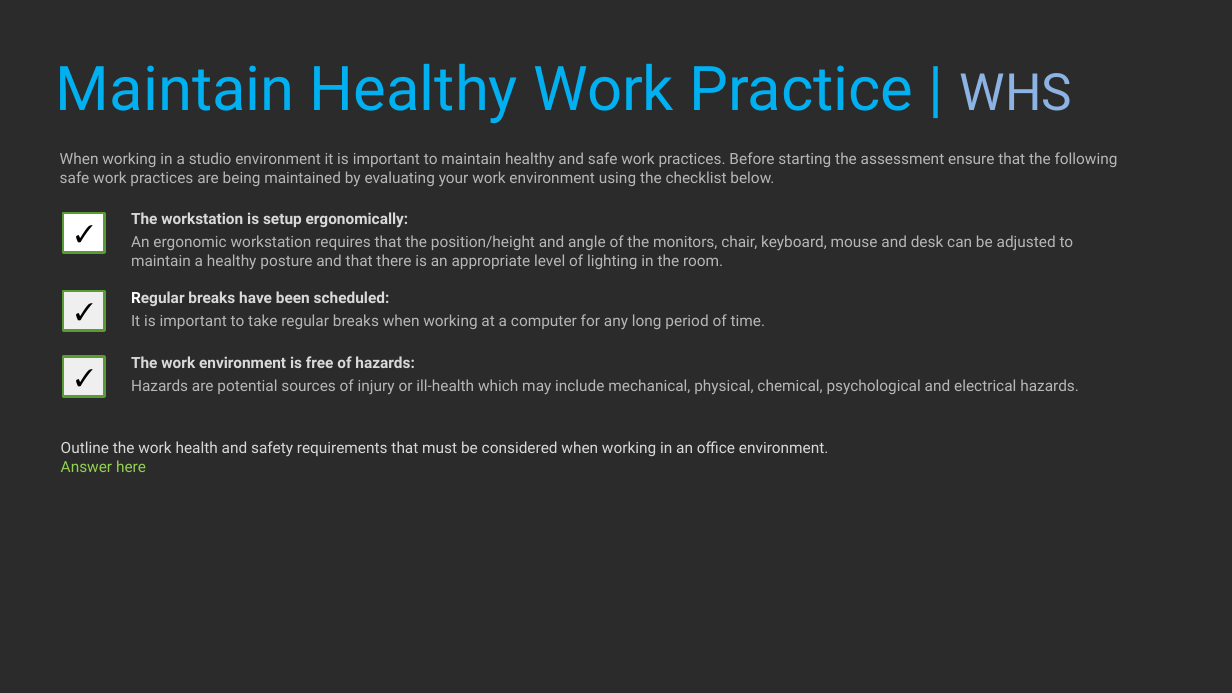
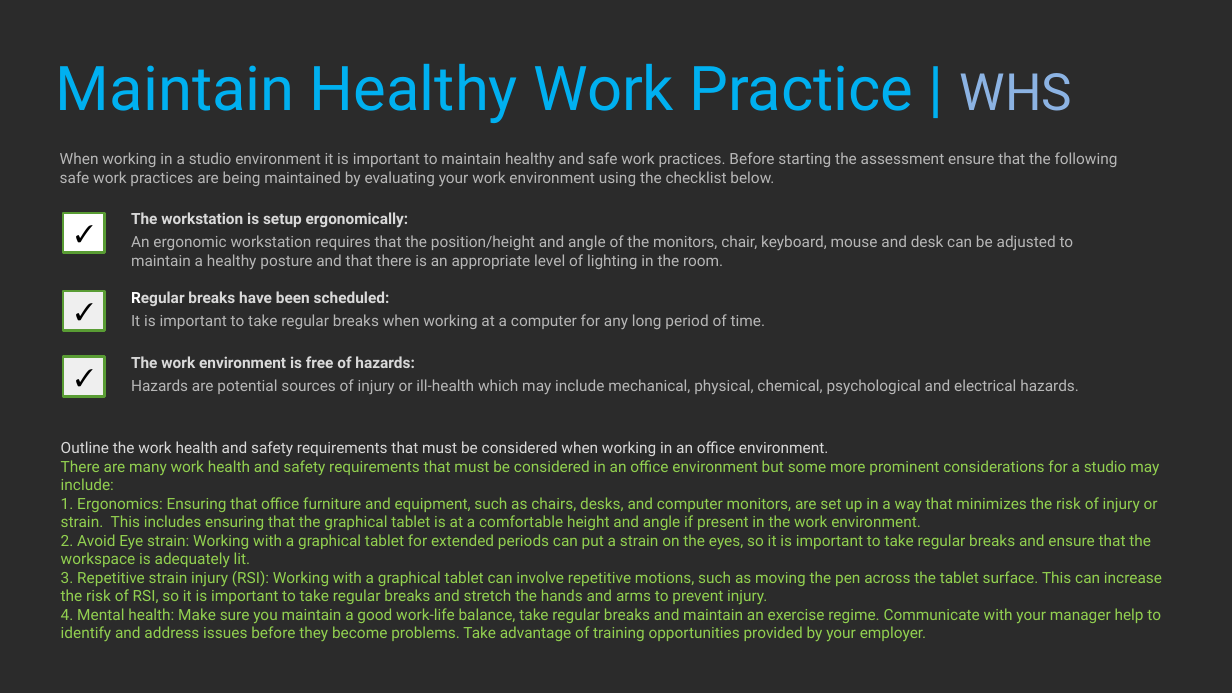
Before and after one commit to realityforge/aie_course, a slide deck: slide 8 of Assesment/3DArtPipeline_PeterDonald/3DArtPipeline_PeterDonald.pptx. Drawn at 1232x693 pixels with LibreOffice and Linux fonts; fonts in the diff are those of the drawing; background and template pictures are left out; a plain dark background stands for a picture behind light text. Boxes give left, top, right and bottom in pixels: in the first picture for what was removed or moved away, otherwise in the second. Text is boxed around its words. In the diff, an @@ line names an element or a change of style, - is before the commit and + after.

Commit message:
Add some answers into the worksheet

```diff
--- a/Assesment/3DArtPipeline_PeterDonald/3DArtPipeline_PeterDonald.pptx
+++ b/Assesment/3DArtPipeline_PeterDonald/3DArtPipeline_PeterDonald.pptx
@@ text at [61,441,1162,642]: text changed; text colour #D9D9D9 to #92D050 @@
-Outline the work health and safety requirements that must be considered when working in an office environment.
-Answer here
+Outline the work health and safety requirements that must be considered when working in an office environment.
+There are many work health and safety requirements that must be considered in an office environment but some more prominent considerations for a studio may include:
+1. Ergonomics: Ensuring that office furniture and equipment, such as chairs, desks, and computer monitors, are set up in a way that minimizes the risk of injury or strain. This includes ensuring that the graphical tablet is at a comfortable height and angle if present in the work environment.
+2. Avoid Eye strain: Working with a graphical tablet for extended periods can put a strain on the eyes, so it is important to take regular breaks and ensure that the workspace is adequately lit.
+3. Repetitive strain injury (RSI): Working with a graphical tablet can involve repetitive motions, such as moving the pen across the tablet surface. This can increase the risk of RSI, so it is important to take regular breaks and stretch the hands and arms to prevent injury.
+4. Mental health: Make sure you maintain a good work-life balance, take regular breaks and maintain an exercise regime. Communicate with your manager help to identify and address issues before they become problems. Take advantage of training opportunities provided by your employer.
```
Also in this commit, not shown: 3 other slides changed.
